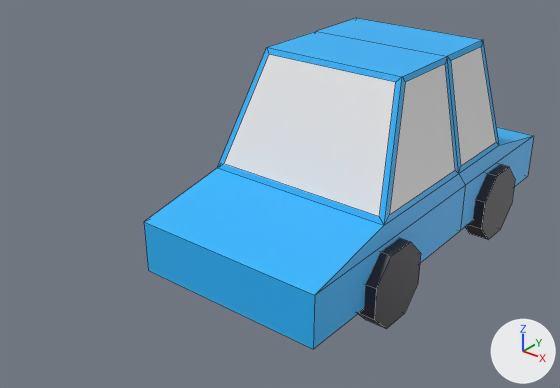
What one commit did to the Blender file assets.blend.
The view is the same before and after, from a camera (50 mm lens) standing at (0.486, -0.774, 0.512) and looking at (-0.02, -0.141, 0.119). The axes (+X, +Y, +Z) are drawn at lower right. The lights are the same throughout. The first picture is the older version. Mesh edges are drawn as thin lines.

In view in the first picture: 'car'.
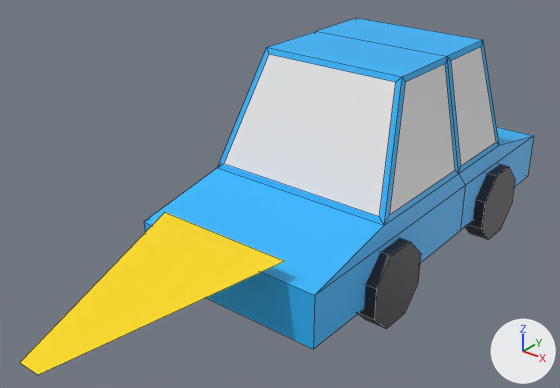
Commit message: cars turn nicely (with code that needs a tidy)

Pixel boxes (x1, y1, x2, y2) of what changed, in the pictures (560 x 388 px):
'car', reshaped (32% wider, 8% taller): before (144, 18, 534, 349); after (20, 18, 534, 375)
part 1 of me_cube_002, added (yellow): after (20, 212, 284, 375)

What the commit changed:
me_cube_002 is used by ob_car; location (0.0, 0.0, 0.0).
Verts and faces of me_cube_002; kept vertices keep their numbers, new ones are numbered from 112.
me_cube_002 had 112 vertices, 86 faces and spanned x -0.134..0.134, y -0.263..0.268, z 0.001..0.266.
me_cube_002 now has 116 vertices, 87 faces and spans x -0.134..0.134, y -0.5..0.268, z 0.001..0.266.
Part 1, on me_cube_002:
New vertex 112 is at (-0.083, -0.263, 0.125), pixel (164, 212).
New vertex 113 is at (0.083, -0.263, 0.125), pixel (284, 261).
New vertex 114 is at (-0.013, -0.5, 0.1), pixel (19, 362).
New vertex 115 is at (0.013, -0.5, 0.1), pixel (38, 375).
New faces: (112, 114, 115, 113).
